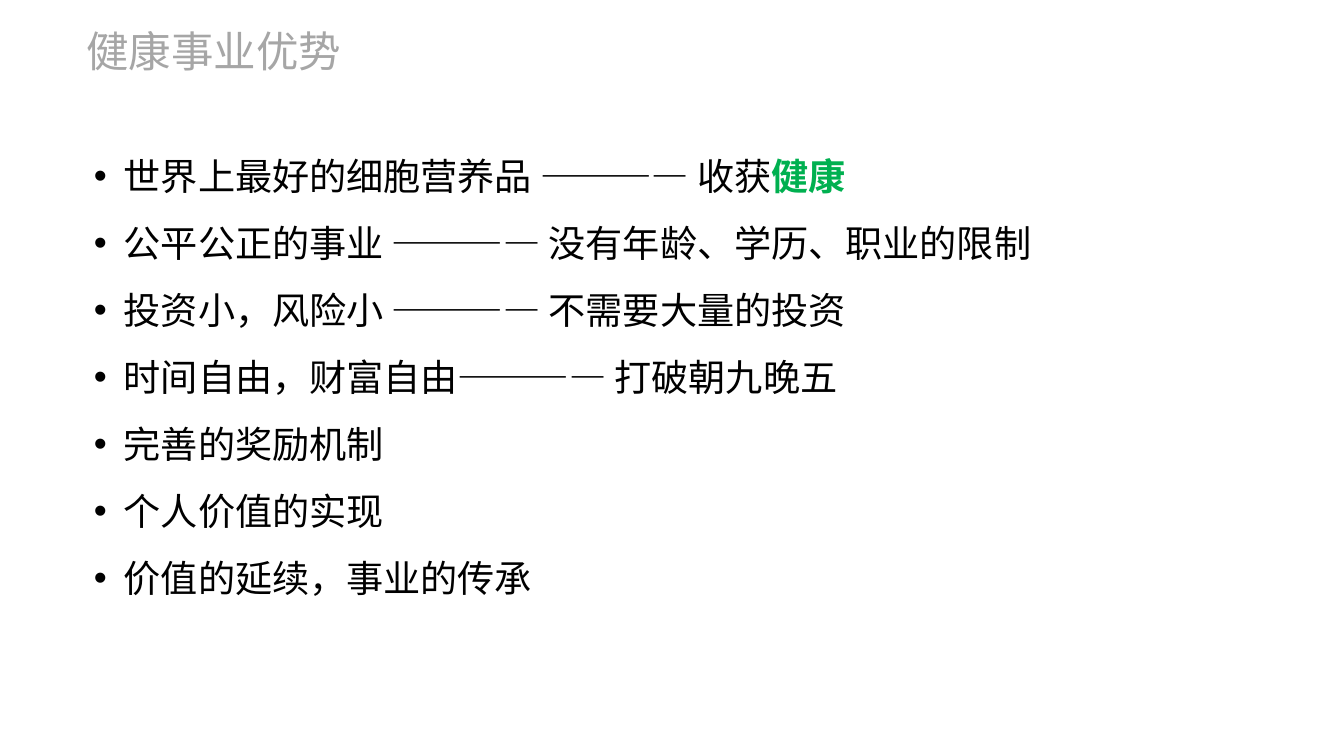
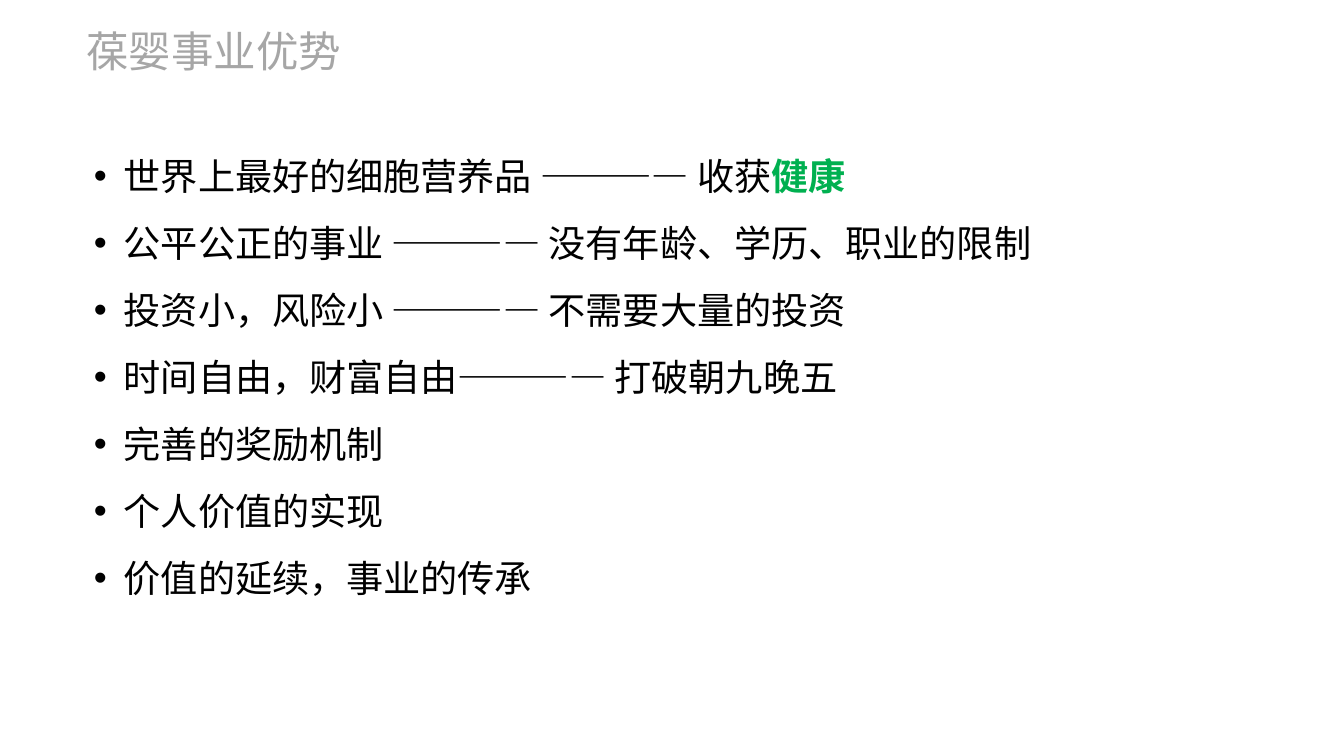
Before and after one commit to ForeverBadBoy/gradle-rabbitmq, a slide deck: slide 10 of src/main/resources/自我介绍.pptx. Drawn at 1344x756 pixels with LibreOffice and Linux fonts; fonts in the diff are those of the drawing. Boxes give left, top, right and bottom in pixels: in the first picture for what was removed or moved away, otherwise in the second. Text is boxed around its words. In the diff, an @@ line names an element or a change of style, - is before the commit and + after.

```diff
--- a/src/main/resources/自我介绍.pptx
+++ b/src/main/resources/自我介绍.pptx
@@ text at [86, 31, 341, 71]: text changed @@
-健康事业优势
+葆婴事业优势
```
Also in this commit, not shown: 11 other slides changed.
